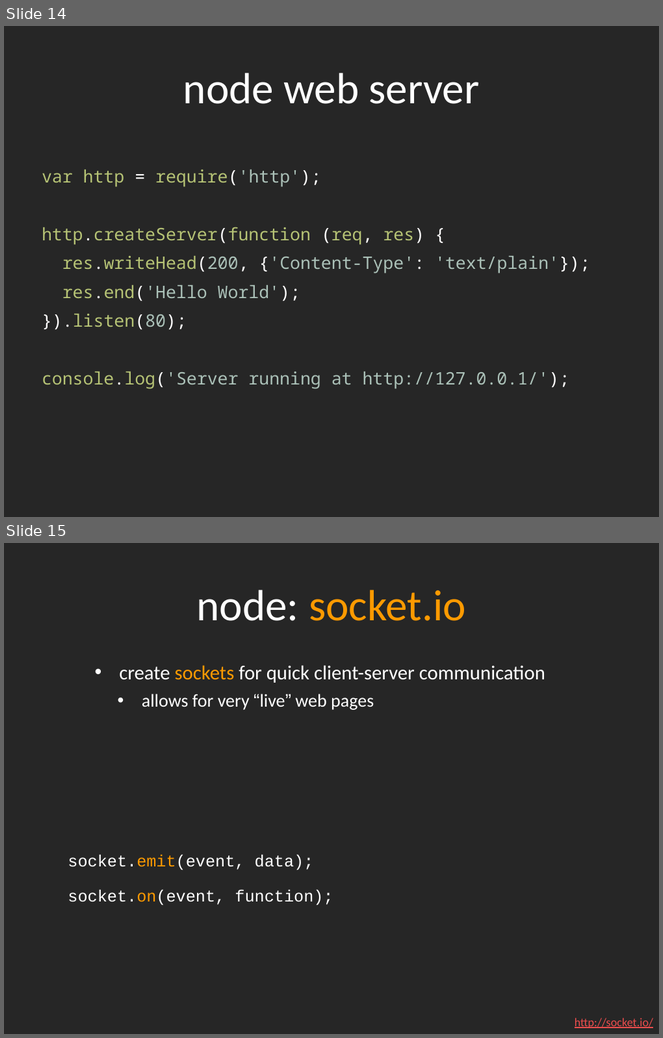
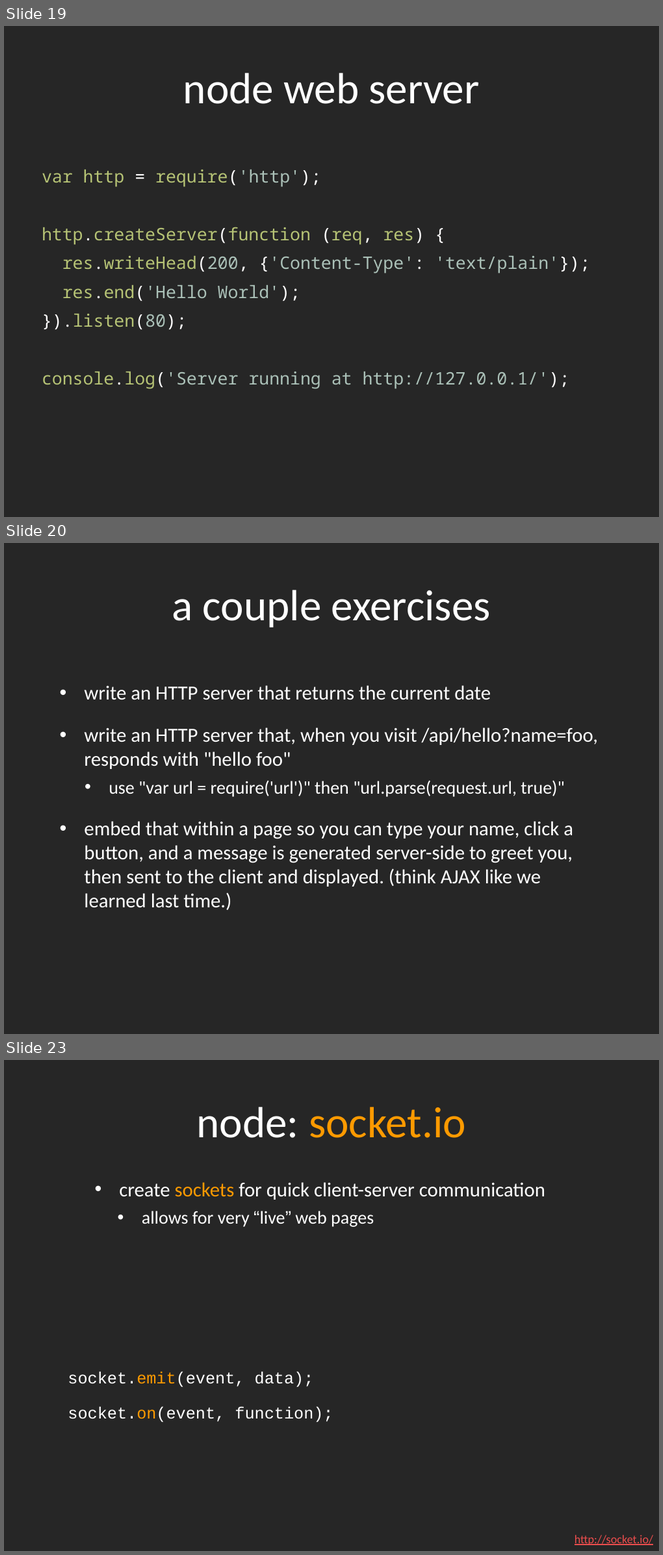
Before and after one commit to dantasse/ssuiweb2014, a slide deck: week09/week09.pptx. Shown one above the other, each under a label of ours: slides 14 and 15 before the commit, slides 19, 20 and 23 after it; the slides between them are not shown. The pictures are 663x1038 and 663x1555 pixels, drawn with LibreOffice and Linux fonts; fonts in the diff are those of the drawing. Boxes give left, top, right and bottom in pixels: in the first picture for what was removed or moved away, otherwise in the second. Text is boxed around its words. In the diff, an @@ line names an element or a change of style, - is before the commit and + after.

```diff
--- a/week09/week09.pptx
+++ b/week09/week09.pptx
@@ slide 20 added at bbox=[4, 543, 659, 1034], background #262626 @@
@@ title added at bbox=[172, 590, 491, 627], 48 pt, text #FFFFFF @@
+a couple exercises
@@ text added at bbox=[84, 685, 598, 910], 22 pt, text #FFFFFF @@
+• write an HTTP server that returns the current date
+• write an HTTP server that, when you visit /api/hello?name=foo, responds with "hello foo"
+  • use "var url = require('url')" then "url.parse(request.url, true)"
+• embed that within a page so you can type your name, click a button, and a message is generated server-side to greet you, then sent to the client and displayed. (think AJAX like we learned last time.)
@@ what was slide 14 is now slide 19 @@
@@ what was slide 15 is now slide 23 @@
```
Also in this commit, not shown: 2 other slides added, 27 slides removed, 2 other files.
